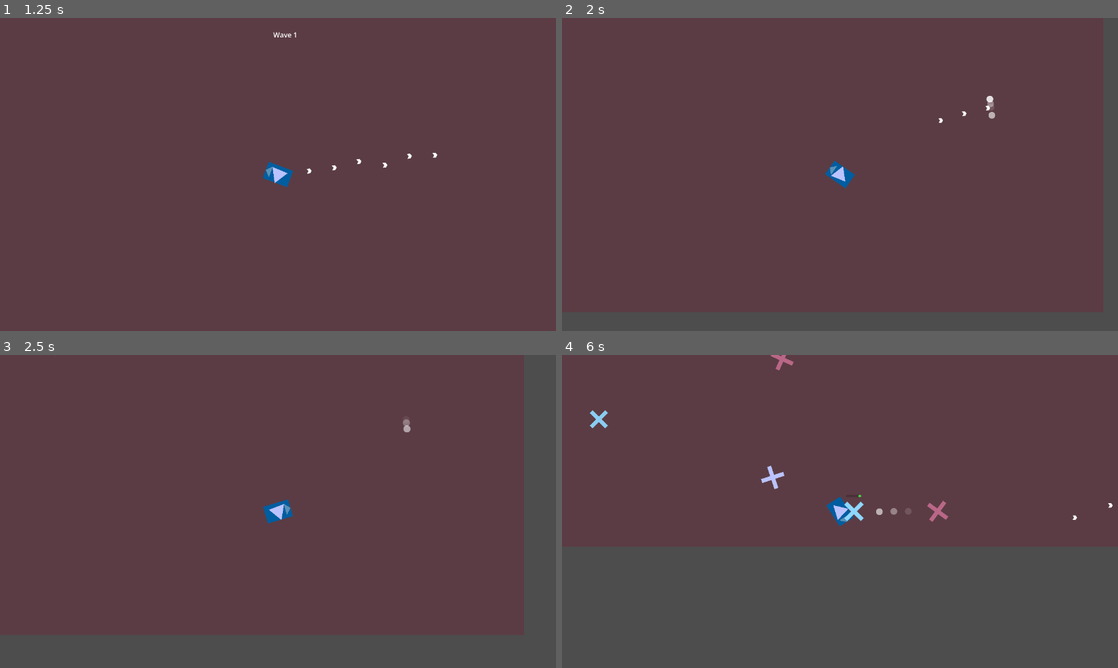
Above: before the commit, frames 1-4 (two rows, left to right).
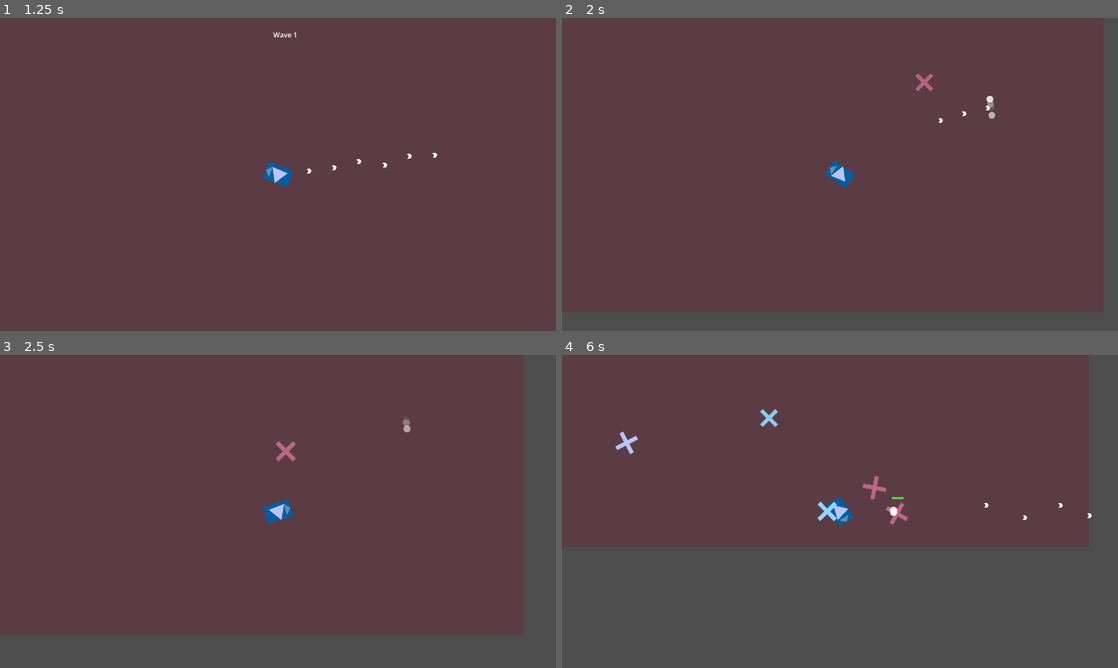
Above: after the commit, the same moments.

Repository: Sammon04/Roguelike_Game
Game: Godot game, scene res://Scenes/Main.tscn
Two runs of this game, one before a commit and one after it. Both use one fixed random seed, a clock stepped at 60 frames per second and the inputs below.
Inputs (mouse positions are in pixels of both pictures, inside the frame that each line leads up to):
- Up to frame 1 (1.25 s): tap Enter at 0.5 s; move the mouse to (400, 158) at 0.52 s; press the mouse at (400, 158) at 0.53 s; hold D (right) from 0.53 s (still down)
- Up to frame 2 (2 s): move the mouse to (728, 190) at 1.27 s; release D (right) at 1.28 s; release the mouse at (728, 190) at 1.28 s; hold S (down) from 1.28 s (still down); tap Mouse wheel down (scroll_down) at 1.35 s
- Up to frame 3 (2.5 s): move the mouse to (333, 442) at 2.02 s; release S (down) at 2.03 s; hold D (right) from 2.03 s (still down); tap Mouse wheel up (scroll_up) at 2.1 s
- Up to frame 4 (6 s): move the mouse to (812, 574) at 2.77 s; release D (right) at 2.78 s; hold W (up) 2.78-3.53 s; click (812, 574) at 2.85 s; move the mouse to (1006, 558) at 3.52 s; hold A (left) 3.53-5.03 s; tap Mouse wheel down (scroll_down) at 3.6, 5.85 s; move the mouse to (673, 464) at 4.27 s; tap Mouse wheel up (scroll_up) at 4.35 s; move the mouse to (867, 511) at 5.02 s; press the mouse at (867, 511) at 5.03 s; hold S (down) 5.03-5.78 s; move the mouse to (756, 433) at 5.77 s; release the mouse at (756, 433) at 5.78 s; hold D (right) from 5.78 s (still down)

Frame 1 is identical in both runs. In frame 2, less than 0.1% of the frame differs, in the area x 63-67%, y 17-24%; in frame 3, 0.1%; in frame 4, 1.2%, in the area x 5-100%, y 0-55%.

Commit message:
added director functionality to spawn upgrades

Diff:
--- a/Objects/Scenes/director.tscn
+++ b/Objects/Scenes/director.tscn
@@ -6,10 +6,16 @@
 [ext_resource type="Resource" uid="uid://bf56bfm8t6seb" path="res://Resources/EnemyData/fast_enemy.tres" id="4_c3nw7"]
 [ext_resource type="Resource" uid="uid://cscc6uiwcmwlk" path="res://Resources/EnemyData/tough_enemy.tres" id="5_q7l26"]
 [ext_resource type="Resource" uid="uid://div2orow7kdjg" path="res://Resources/EnemyData/charging_enemy.tres" id="6_sdhsa"]
+[ext_resource type="Script" uid="uid://d1acmrfadgtvi" path="res://Util/Strategy/base_bullet_strategy.gd" id="7_rrurb"]
+[ext_resource type="Resource" uid="uid://bkcmutkngrrg7" path="res://Resources/Strategies/bullet_damage.tres" id="8_0hefk"]
+[ext_resource type="Resource" uid="uid://ctvl653k3bobo" path="res://Resources/Strategies/bullet_speed.tres" id="9_dq3la"]
+[ext_resource type="PackedScene" uid="uid://cp24gwebc8141" path="res://Objects/Scenes/upgrade.tscn" id="10_0hefk"]
 
 [node name="Director" type="Node" unique_id=1807380165]
 script = ExtResource("1_8c0qa")
 enemy_types = Array[ExtResource("2_15p4y")]([ExtResource("3_sdhsa"), ExtResource("4_c3nw7"), ExtResource("5_q7l26"), ExtResource("6_sdhsa")])
+upgrade_pool = Array[ExtResource("7_rrurb")]([ExtResource("8_0hefk"), ExtResource("9_dq3la")])
+upgrade_scene = ExtResource("10_0hefk")
 spawn_delay = 1.0
 
 [node name="SpawnPoint" type="Marker2D" parent="." unique_id=1074548989]
--- a/Objects/Scenes/upgrade.tscn
+++ b/Objects/Scenes/upgrade.tscn
@@ -1,12 +1,7 @@
 [gd_scene format=3 uid="uid://cp24gwebc8141"]
 
 [ext_resource type="Script" uid="uid://cweppavge5i6i" path="res://Objects/Scripts/upgrade.gd" id="1_i2njt"]
-[ext_resource type="Script" uid="uid://d1acmrfadgtvi" path="res://Util/Strategy/base_bullet_strategy.gd" id="2_3q8mr"]
 [ext_resource type="Texture2D" uid="uid://b8w5bct85846f" path="res://Graphics/upgrade/upgrade.png" id="2_3rcjp"]
-
-[sub_resource type="Resource" id="Resource_yrefp"]
-script = ExtResource("2_3q8mr")
-metadata/_custom_type_script = "uid://d1acmrfadgtvi"
 
 [sub_resource type="CircleShape2D" id="CircleShape2D_yrefp"]
 
@@ -14,7 +9,6 @@
 script = ExtResource("1_i2njt")
 upgrade_label = NodePath("UpgradeLabel")
 sprite = NodePath("Sprite2D")
-bullet_strategy = SubResource("Resource_yrefp")
 
 [node name="Sprite2D" type="Sprite2D" parent="." unique_id=1226956182]
 scale = Vector2(0.75, 0.75)
@@ -30,5 +24,5 @@
 offset_top = -53.0
 offset_right = 33.0
 offset_bottom = -30.0
-text = "upgrade"
+text = "Damage"
 horizontal_alignment = 1
--- a/Objects/Scripts/director.gd
+++ b/Objects/Scripts/director.gd
@@ -7,10 +7,13 @@
 @onready var player = get_tree().get_first_node_in_group("player") as Player
 
 @export var enemy_types : Array[EnemyData]
+@export var upgrade_pool : Array[BaseBulletStrategy]
+@export var upgrade_scene : PackedScene
 @export var current_wave : int = 0
 @export var time_between_waves : float = 15
 @export var early_wave_delay : float = 3.0
 @export var spawn_delay : float = 0.8
+
 var wave_credits : int = 0
 var enemies_spawned : int = 0
 var enemies_alive : int = 0
@@ -35,6 +38,7 @@
 	print("Starting wave " + str(current_wave) + ", credits available: " + str(wave_credits))
 	spawn_timer.wait_time = spawn_delay
 	spawn_timer.start()
+	spawn_upgrade()
 
 func _on_spawn_timer_timeout() -> void:
 	if spawning_enemies:
@@ -109,3 +113,15 @@
 
 		if spawn_point.global_position.distance_to(player.global_position) >= 200:
 			valid_point = true
+
+func get_random_upgrade() -> BaseBulletStrategy:
+	return upgrade_pool.pick_random()
+
+func spawn_upgrade() -> void:
+	var upgrade = upgrade_scene.instantiate()
+	var strategy = get_random_upgrade()
+	upgrade.bullet_strategy = strategy
+
+	pick_random_spawn_point()
+	upgrade.position = spawn_point.global_position
+	get_tree().current_scene.add_child(upgrade)
--- a/Objects/Scripts/upgrade.gd
+++ b/Objects/Scripts/upgrade.gd
@@ -1,27 +1,15 @@
-@tool
 extends Area2D
 
 @export var upgrade_label : Label
 @export var sprite : Sprite2D
-@export var bullet_strategy : BaseBulletStrategy:
-	set(val):
-		bullet_strategy = val
-		needs_update = true
+@export var bullet_strategy : BaseBulletStrategy
 
-@export var needs_update : bool = false
 
 func _ready() -> void:
 	body_entered.connect(on_body_entered)
 	sprite.texture = bullet_strategy.texture
 	upgrade_label.text = bullet_strategy.upgrade_text
 
-func _process(delta: float) -> void:
-
-	if Engine.is_editor_hint():
-		if needs_update:
-			sprite.texture = bullet_strategy.texture
-			upgrade_label.text = bullet_strategy.upgrade_text
-			needs_update = false
 
 func on_body_entered(body: PhysicsBody2D):
 	if body is Player:
